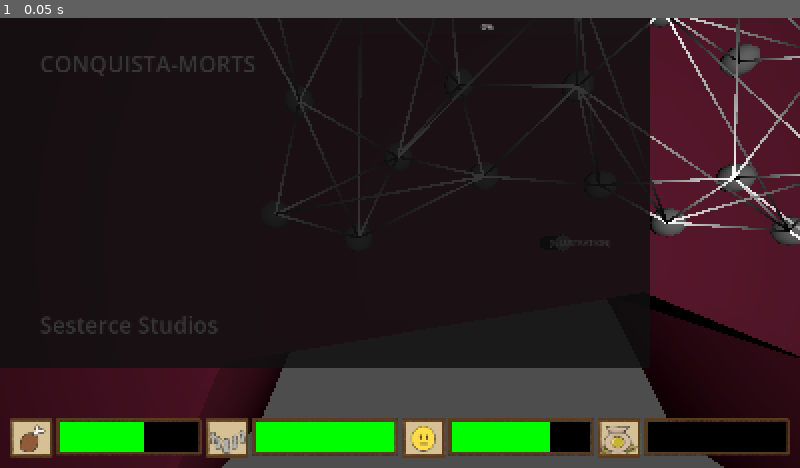
Above: before the commit, frame 1.
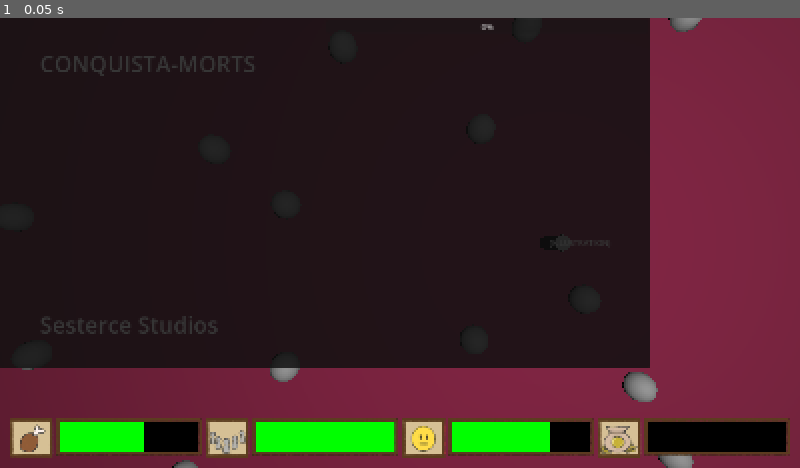
Above: after the commit, the same moment.

Repository: Xamora64/conquista-mort
Game: Godot game, scene res://scenes/main.tscn
Same seed, same stepped clock (60 frames per second), same inputs: the game is played once before the commit and once after it. Sound files missing from this copy of the repository are replaced by a short silence.
Inputs:
- Up to frame 1 (0.05 s): no input

The runs differ from the first frame. In frame 1, 29% of the frame differs, in the area x 0-100%, y 0-100%.
Error after the commit: Parse Error: Could not find type "Event" in the current scope. (res://scripts/path.gd:4)

Commit message:
rename event=>place, indian=>tribe; starting resource for text, need to work with tribe resource file

Diff:
--- /dev/null
+++ b/resources/events/intro_00.tres
@@ -0,0 +1,8 @@
+[gd_resource type="Resource" script_class="EventData" format=3 uid="uid://d3r2ja2tecgpe"]
+
+[ext_resource type="Script" uid="uid://qw5mo7fk0xje" path="res://scripts/event_data.gd" id="1_jccg5"]
+
+[resource]
+script = ExtResource("1_jccg5")
+intro = true
+metadata/_custom_type_script = "uid://qw5mo7fk0xje"
--- a/scenes/indian.tscn
+++ /dev/null
@@ -1,6 +0,0 @@
-[gd_scene format=3 uid="uid://cjufafh5f14cc"]
-
-[ext_resource type="Script" uid="uid://bk43a686ka8vr" path="res://scripts/indian.gd" id="1_yuecd"]
-
-[node name="Indian" type="Node" unique_id=1853642629]
-script = ExtResource("1_yuecd")
--- a/scenes/main.tscn
+++ b/scenes/main.tscn
@@ -17,7 +17,6 @@
 [node name="GameUI" parent="." unique_id=2075735181 instance=ExtResource("3_7mycd")]
 
 [node name="Map" parent="." unique_id=2049311125 instance=ExtResource("2_0xm2m")]
-event_scene = null
 
 [node name="Player" parent="." unique_id=815405141 instance=ExtResource("3_h2yge")]
 
--- a/scenes/map.tscn
+++ b/scenes/map.tscn
@@ -2,6 +2,7 @@
 
 [ext_resource type="Texture2D" uid="uid://dg5kigqjxhmf2" path="res://assets/textures/US.jpg" id="1_c7s6e"]
 [ext_resource type="Script" uid="uid://c80ms475rst3i" path="res://scripts/map.gd" id="1_paxxb"]
+[ext_resource type="Script" uid="uid://bf37hyqhsxwoq" path="res://scripts/map_places_creator.gd" id="4_0cso3"]
 [ext_resource type="PackedScene" uid="uid://ebrcp5jd37fk" path="res://assets/meshes/map.fbx" id="6_2lpho"]
 
 [sub_resource type="StandardMaterial3D" id="StandardMaterial3D_kwsvg"]
@@ -16,7 +17,7 @@
 texture = ExtResource("1_c7s6e")
 
 [node name="map" parent="." unique_id=1585450268 instance=ExtResource("6_2lpho")]
-transform = Transform3D(0.1, 0, 0, 0, 0.1, 0, 0, 0, 0.1, -0.95738375, -1.0168176, -4.806658)
+transform = Transform3D(0.2, 0, 0, 0, 0.2, 0, 0, 0, 0.2, -0.95738375, -1.9953706, -4.806658)
 
 [node name="Cube" parent="map" index="0" unique_id=27669361]
 transform = Transform3D(100, 0, 0, 0, -1.1920929e-05, 22.241533, 0, -99.99999, -2.6513974e-06, -5.693924, 0, 3.0166245)
@@ -34,7 +35,10 @@
 
 [node name="OmniLight3D" type="OmniLight3D" parent="." unique_id=613796064]
 transform = Transform3D(1, 0, 0, 0, 1, 0, 0, 0, 1, 1, 4, 0)
-light_energy = 2.0
-omni_range = 8.0
+light_energy = 4.0
+omni_range = 13.0
+
+[node name="MapEventsCreator" type="Node" parent="." unique_id=1529909047]
+script = ExtResource("4_0cso3")
 
 [editable path="map"]
--- a/scenes/path.tscn
+++ b/scenes/path_draw.tscn
@@ -1,14 +1,14 @@
 [gd_scene format=3 uid="uid://k5m00iwwau2m"]
 
-[ext_resource type="Script" uid="uid://ikyjaab41isb" path="res://scripts/path.gd" id="1_1dods"]
+[ext_resource type="Script" uid="uid://ikyjaab41isb" path="res://scripts/path.gd" id="1_6syj7"]
 
 [sub_resource type="Gradient" id="Gradient_1dods"]
 
-[node name="Path" type="Node3D" unique_id=1054493421]
-script = ExtResource("1_1dods")
+[node name="PathDraw" type="Node3D" unique_id=1054493421]
+script = ExtResource("1_6syj7")
 
 [node name="Line2D" type="Line2D" parent="." unique_id=790835529]
-width = 5.0
+width = 2.0
 gradient = SubResource("Gradient_1dods")
 
 [node name="MeshInstance3D" type="MeshInstance3D" parent="." unique_id=1506119426]
--- a/scenes/event.tscn
+++ b/scenes/place.tscn
@@ -1,12 +1,12 @@
 [gd_scene format=3 uid="uid://sxjiai3gj67q"]
 
-[ext_resource type="Script" uid="uid://dinyer1e8ed4u" path="res://scripts/event.gd" id="1_y83ao"]
+[ext_resource type="Script" uid="uid://dinyer1e8ed4u" path="res://scripts/place.gd" id="1_wi51d"]
 
 [sub_resource type="SphereShape3D" id="SphereShape3D_kwsvg"]
 
-[node name="Event" type="Area3D" unique_id=1860802587]
+[node name="Place" type="Area3D" unique_id=1860802587]
 transform = Transform3D(0.2, 0, 0, 0, 0.2, 0, 0, 0, 0.2, 0, 0, 0)
-script = ExtResource("1_y83ao")
+script = ExtResource("1_wi51d")
 
 [node name="CollisionShape3D" type="CollisionShape3D" parent="." unique_id=1432115435]
 shape = SubResource("SphereShape3D_kwsvg")
--- /dev/null
+++ b/scenes/tribe.tscn
@@ -0,0 +1,6 @@
+[gd_scene format=3 uid="uid://cjufafh5f14cc"]
+
+[ext_resource type="Script" uid="uid://bk43a686ka8vr" path="res://scripts/tribe.gd" id="1_4sa65"]
+
+[node name="Tribe" type="Node" unique_id=1853642629]
+script = ExtResource("1_4sa65")
--- a/scripts/biome_data.gd
+++ b/scripts/biome_data.gd
@@ -2,15 +2,15 @@
 extends Resource
 
 const RESOURCES = [
-	"res://resources/swamp.tres",
-	"res://resources/plain.tres",
-	"res://resources/forest.tres",
+	"res://resources/biomes/swamp.tres",
+	"res://resources/biomes/plain.tres",
+	"res://resources/biomes/forest.tres",
 ]
 
 # SWAMP = 20%, PLAIN = 40%, FOREST = 40%
 const WEIGHT = [0.2, 0.4, 0.4]
 enum TYPES { SWAMP, PLAIN, FOREST }
-@export var type = TYPES.PLAIN
+@export var type: TYPES = TYPES.PLAIN
 
 # Les effets sur les conquistador
 @export var negative = false
--- /dev/null
+++ b/scripts/event_data.gd
@@ -0,0 +1,20 @@
+class_name EventData
+extends Resource
+
+const RESOURCES = [
+
+]
+
+@export var text: String
+@export var aggression: int # -2, 2
+@export var intro: bool
+@export var reaction: bool # reaction lié à l'aggresivité
+@export var choice: bool
+@export var biome: BiomeData.TYPES # Swamp, Forest, Plain
+@export var type_choice: String # a2, b1, ...
+@export var calcul: String
+
+static func generate() -> EventData:
+	var event_data = RESOURCES.pick_random()
+
+	return event_data
--- a/scripts/map.gd
+++ b/scripts/map.gd
@@ -1,122 +1,16 @@
 extends Node3D
 
-const event_scene: PackedScene = preload("res://scenes/event.tscn")
-const path_scene: PackedScene = preload("res://scenes/path.tscn")
+@onready var placeCreator = $MapEventsCreator
 
-@export var list_events: Array[Event] = []
-@export var list_paths: Array[Path] = []
-
-@export var event_start: Event
-@export var event_end: Event
+@export var place_start: Place
+@export var place_end: Place
 
 # Called when the node enters the scene tree for the first time.
 func _ready() -> void:
-	event_start = create_event(Vector3(3.5, 0, 0.5), 0)
-	event_end = create_event(Vector3(-1.5, 0, -2.5), 0)
-	create_events(3, 0, -1, -2, 20, 0, 0)
+	place_start = placeCreator.create_place(Vector3(7.03, 0, 5.66), 0)
+	place_end = placeCreator.create_place(Vector3(-6.41, 0, -3.41), 0)
+	placeCreator.create_places(6.8, 5, -6, -3, 80, 0, 0)
 
 # Called every frame. 'delta' is the elapsed time since the previous frame.
 func _process(delta: float) -> void:
 	pass
-
-func create_events(x1, z1, x2, z2, number_events, min_link, max_link):
-	for i in range(number_events):
-
-		# Position
-		var position: Vector3 = get_position_event(x1, z1, x2, z2, number_events)
-		create_event(position, 1)
-
-	#for
-
-	get_all_links_events()
-	# All Links
-	for event in list_events:
-		add_paths_event(event)
-
-# additional_link to add one link if it's not the start or end
-func create_event(position: Vector3, additional_link: int) -> Event:
-	var limit_links: int = randi_range(Event.LINKS_LIMIT[0], Event.LINKS_LIMIT[1]) + additional_link
-	var biome: BiomeData = BiomeData.generate()
-	var indian: Indian = null
-	if (biome.type != BiomeData.TYPES.SWAMP):
-		indian = Indian.new().generate()
-
-	var event: Event = event_scene.instantiate().with_values(position, biome, indian, [] as Array[Event], limit_links)
-	list_events.append(event)
-	add_child(event)
-	return event
-
-func contains_path(event_from: Event, event_to: Event) -> bool:
-	for path in list_paths:
-		if ((path.event_from == event_from &&
-			 path.event_to == event_to) || (
-			 path.event_from == event_to &&
-			 path.event_to == event_from
-			)):
-			return true
-	return false
-
-func get_position_event(x1, z1, x2, z2, number_events) -> Vector3:
-		var position = Vector3.ZERO
-		var nearest_event = INT32_MAX
-		var max_itr = 1000
-		var y = 0
-
-		while (nearest_event == INT32_MAX && y <= max_itr):
-			y += 1
-			position = Vector3(randf_range(x1, x2),
-								0,
-								randf_range(z1, z2))
-			if (list_events.is_empty()):
-				break
-			for event in list_events:
-				var distance = event.position.distance_to(position)
-				nearest_event = min(distance, nearest_event)
-			if (nearest_event < Event.NEAREST_LIMIT):
-				nearest_event = INT32_MAX
-		if (y >= max_itr): # Send a error if nearest_event it's too close
-			print('LIMIT REACH!')
-		return position
-
-class Nearest:
-	var distance: int
-	var event: Event
-
-	func _init(distance: int, event: Event):
-		self.distance = distance
-		self.event = event
-
-func get_all_links_events():
-
-	var list_nearest: Array[Array] = []
-	for event in list_events:
-		var links: Array[Event] = []
-		var nearest: Array[Nearest] = []
-		for possible_link in list_events:
-			if (possible_link == event):
-				continue
-			var distance = event.position.distance_to(possible_link.position)
-			if (distance > 1.8):
-				continue
-
-			for i in range(event.links_limit):
-				if (i >= nearest.size()):
-					nearest.append(Nearest.new(distance, possible_link))
-					break;
-				elif (distance < nearest[i].distance):
-					nearest[i] = Nearest.new(distance, possible_link)
-					break;
-
-		for near in nearest:
-			links.append(near.event)
-		print(links.size())
-		event.links = links
-
-
-func add_paths_event(event: Event):
-	for link in event.links:
-		if (contains_path(event, link)):
-			continue
-		var path: Path = path_scene.instantiate().with_values(event, link)
-		add_child(path)
-		list_paths.append(path)
--- /dev/null
+++ b/scripts/map_places_creator.gd
@@ -0,0 +1,107 @@
+extends Node
+
+const place_scene: PackedScene = preload("res://scenes/place.tscn")
+const path_scene: PackedScene = preload("res://scenes/path_draw.tscn")
+
+@export var list_places: Array[Place] = []
+@export var list_paths: Array[PathDraw] = []
+
+func create_places(x1, z1, x2, z2, number_places, min_link, max_link):
+	for i in range(number_places):
+
+		# Position
+		var position: Vector3 = get_position_place(x1, z1, x2, z2, number_places)
+		create_place(position, 1)
+
+	get_all_links_places()
+	# All Links
+	for place in list_places:
+		add_paths_place(place)
+
+# additional_link to add one link if it's not the start or end
+func create_place(position: Vector3, additional_link: int) -> Place:
+	var limit_links: int = randi_range(Place.LINKS_LIMIT[0], Place.LINKS_LIMIT[1]) + additional_link
+	var biome: BiomeData = BiomeData.generate()
+	var tribe: Tribe = null
+	if (biome.type != BiomeData.TYPES.SWAMP):
+		tribe = Tribe.new().generate()
+
+	var place: Place = place_scene.instantiate().with_values(position, biome, tribe, [] as Array[Place], limit_links)
+	list_places.append(place)
+	add_child(place)
+	return place
+
+func contains_path(place_from: Place, place_to: Place) -> bool:
+	for path in list_paths:
+		if ((path.place_from == place_from &&
+			 path.place_to == place_to) || (
+			 path.place_from == place_to &&
+			 path.place_to == place_from
+			)):
+			return true
+	return false
+
+func get_position_place(x1, z1, x2, z2, number_places) -> Vector3:
+		var position = Vector3.ZERO
+		var nearest_place = INT32_MAX
+		var max_itr = 1000
+		var y = 0
+
+		while (nearest_place == INT32_MAX && y <= max_itr):
+			y += 1
+			position = Vector3(randf_range(x1, x2),
+								0,
+								randf_range(z1, z2))
+			if (list_places.is_empty()):
+				break
+			for place in list_places:
+				var distance = place.position.distance_to(position)
+				nearest_place = min(distance, nearest_place)
+			if (nearest_place < Place.NEAREST_LIMIT):
+				nearest_place = INT32_MAX
+		if (y >= max_itr): # Send a error if nearest_place it's too close
+			print('LIMIT REACH!')
+		return position
+
+class Nearest:
+	var distance: int
+	var place: Place
+
+	func _init(distance: int, place: Place):
+		self.distance = distance
+		self.place = place
+
+func get_all_links_places():
+
+	var list_nearest: Array[Array] = []
+	for place in list_places:
+		var links: Array[Place] = []
+		var nearest: Array[Nearest] = []
+		for possible_link in list_places:
+			if (possible_link == place):
+				continue
+			var distance = place.position.distance_to(possible_link.position)
+			if (distance > 2.5):
+				continue
+
+			for i in range(place.links_limit):
+				if (i >= nearest.size()):
+					nearest.append(Nearest.new(distance, possible_link))
+					break;
+				elif (distance < nearest[i].distance):
+					nearest[i] = Nearest.new(distance, possible_link)
+					break;
+
+		for near in nearest:
+			links.append(near.place)
+		print(links.size())
+		place.links = links
+
+
+func add_paths_place(place: Place):
+	for link in place.links:
+		if (contains_path(place, link)):
+			continue
+		var path: PathDraw = path_scene.instantiate().with_values(place, link)
+		add_child(path)
+		list_paths.append(path)
--- a/scripts/path.gd
+++ b/scripts/path.gd
@@ -1,4 +1,4 @@
-class_name Path
+class_name PathDraw
 extends Node3D
 
 @export var event_from: Event
--- a/scripts/event.gd
+++ b/scripts/place.gd
@@ -1,23 +1,23 @@
-class_name Event
+class_name Place
 extends Area3D
 
 const NEAREST_LIMIT = 0.5
 const LINKS_LIMIT = Vector2(3, 4)
 
 @export var biome: BiomeData
-@export var indian: Indian
-@export var links: Array[Event] = []
+@export var tribe: Tribe
+@export var links: Array[Place] = []
 @export var links_limit: = 3
 
-signal display_event_popup()
-
-func with_values(position: Vector3, biome: BiomeData, indian: Indian, links: Array[Event], links_limit: int) -> Event:
+func with_values(position: Vector3, biome: BiomeData, tribe: Tribe, links: Array[Place], links_limit: int) -> Place:
 	self.position = position
 	self.biome = biome
-	self.indian = indian
+	self.tribe = tribe
 	self.links = links
 	self.links_limit = links_limit
 	return self
+
+signal display_event_popup()
 
 # Called when the node enters the scene tree for the first time.
 func _ready() -> void:
--- a/scripts/player.gd
+++ b/scripts/player.gd
@@ -2,7 +2,7 @@
 
 var center = Vector3.ZERO
 var screen_size
-@export var LIMIT_ZOOM = [1.0, 4.0]
+@export var LIMIT_ZOOM = [1.0, 12.0]
 
 func _ready() -> void:
 	$Camera3D.position.y = 2.0
--- a/scripts/indian.gd
+++ b/scripts/tribe.gd
@@ -1,4 +1,4 @@
-class_name Indian
+class_name Tribe
 extends Node
 
 const LIMIT_NUMBER = Vector2(0, 3000)
@@ -8,14 +8,14 @@
 @export var aggression = 0
 @export var fortification = false
 
-func with_values(number: int, aggression: int, fortification: bool) -> Indian:
+func with_values(number: int, aggression: int, fortification: bool) -> Tribe:
 	self.number = number
 	self.aggression = aggression
 	self.fortification = fortification
 	return self
 
 # random
-func generate() -> Indian:
+func generate() -> Tribe:
 	self.number = randi_range(LIMIT_NUMBER[0], LIMIT_NUMBER[1])
 	self.aggression = randi_range(LIMIT_AGGRESSION[0], LIMIT_AGGRESSION[1])
 	self.fortification = randi() % 2 == 0
Renamed: resources/forest.tres -> resources/biomes/forest.tres
Renamed: resources/plain.tres -> resources/biomes/plain.tres
Renamed: resources/swamp.tres -> resources/biomes/swamp.tres
Not shown, added: scripts/event_data.gd.uid
Not shown, added: scripts/map_places_creator.gd.uid
Renamed: scripts/event.gd.uid -> scripts/place.gd.uid
Renamed: scripts/indian.gd.uid -> scripts/tribe.gd.uid
